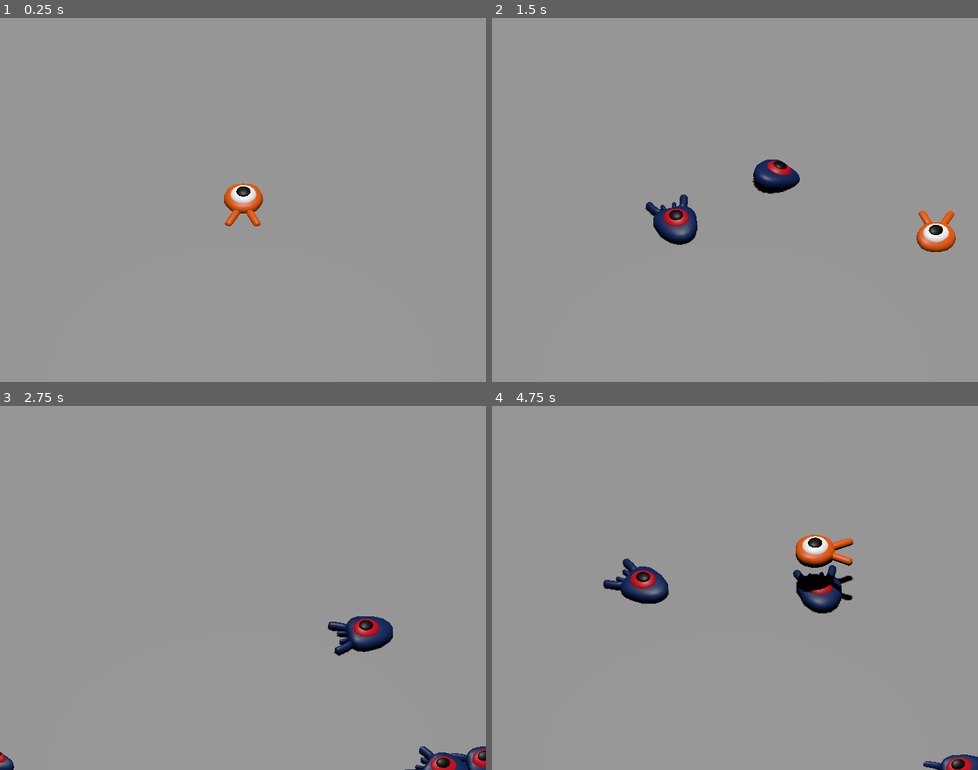
Above: before the commit, frames 1-4 (two rows, left to right).
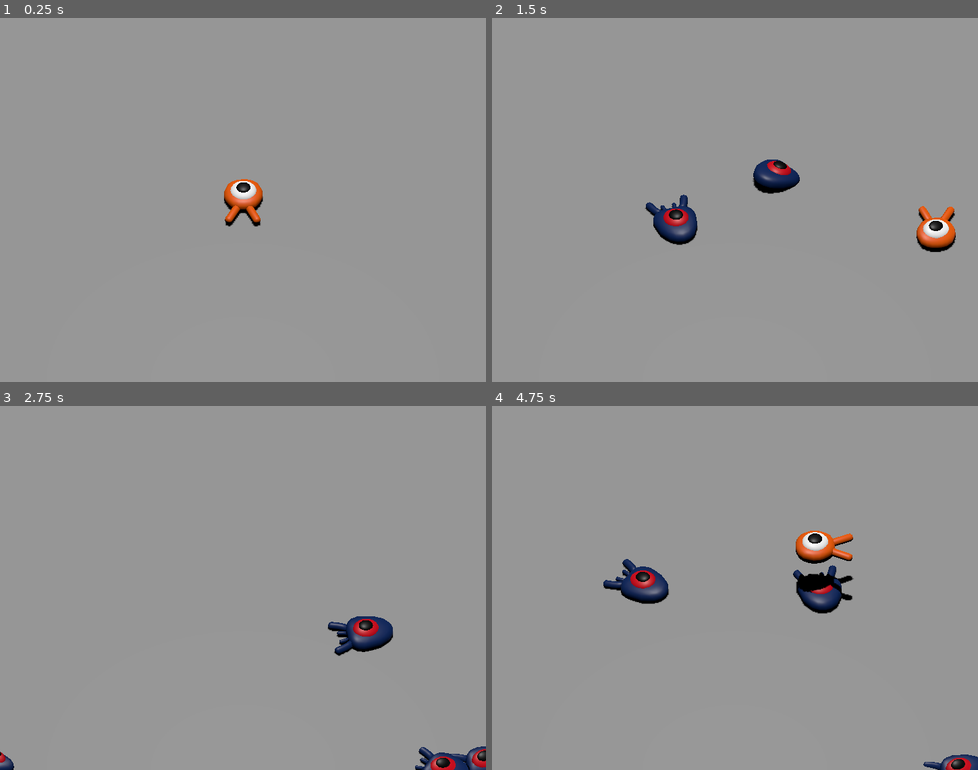
Above: after the commit, the same moments.

Repository: Vorgenstad/first-3d-game
Game: Godot game, scene res://scenes/main.tscn
Two runs of this game, one before a commit and one after it. Both use one fixed random seed, a clock stepped at 60 frames per second and the inputs below. Before the commit the project has no main scene; this scene is started directly in both runs.
Inputs:
- Up to frame 1 (0.25 s): no input
- Up to frame 2 (1.5 s): tap Enter at 0.5 s; hold D (move_right) 0.53-1.28 s; tap Space (jump) at 0.77 s; hold S (move_back) from 1.28 s (still down)
- Up to frame 3 (2.75 s): tap Space (jump) at 1.52 s; release S (move_back) at 2.03 s; hold D (move_right) from 2.03 s (still down)
- Up to frame 4 (4.75 s): release D (move_right) at 2.78 s; hold W (move_forward) 2.78-3.53 s; tap Space (jump) at 3.02, 3.77, 4.52 s; hold A (move_left) from 3.53 s (still down)

The runs differ from the first frame. In frame 1, 0.6% of the frame differs, in the area x 46-55%, y 44-58%; in frame 2, 0.6%; in frame 3, 0.1%; in frame 4, 0.9%, in the area x 23-100%, y 34-100%.

Commit message:
Add player collision with mobs and death

Diff:
--- a/project.godot
+++ b/project.godot
@@ -11,6 +11,7 @@
 [application]
 
 config/name="Squash the Creeps (3D)"
+run/main_scene="res://scenes/main.tscn"
 config/features=PackedStringArray("4.1")
 config/icon="res://icon.png"
 
--- a/scenes/main.gd
+++ b/scenes/main.gd
@@ -11,3 +11,6 @@
 	mob.initialize(mob_spawn_location.position, $Player.position)
 
 	add_child(mob)
+
+func _on_player_died():
+	$SpawnTimer.stop()
--- a/scenes/main.tscn
+++ b/scenes/main.tscn
@@ -57,4 +57,5 @@
 wait_time = 0.5
 autostart = true
 
+[connection signal="died" from="Player" to="." method="_on_player_died"]
 [connection signal="timeout" from="SpawnTimer" to="." method="_on_spawn_timer_timeout"]
--- a/scenes/player.gd
+++ b/scenes/player.gd
@@ -1,4 +1,6 @@
 extends CharacterBody3D
+
+signal died
 
 @export var speed = 14
 @export var fall_acceleration = 75
@@ -66,3 +68,10 @@
 			and collision.get_collider().is_in_group("Mob")
 			and Vector3.UP.dot(collision.get_normal()) > 0.1
 	)
+
+func die():
+	died.emit()
+	queue_free()
+
+func _on_mob_detector_body_entered(_body):
+	die()
--- a/scenes/player.tscn
+++ b/scenes/player.tscn
@@ -1,10 +1,14 @@
-[gd_scene load_steps=4 format=3 uid="uid://yhlpvof3nhq5"]
+[gd_scene load_steps=5 format=3 uid="uid://yhlpvof3nhq5"]
 
 [ext_resource type="Script" path="res://scenes/player.gd" id="1_0jccc"]
 [ext_resource type="PackedScene" uid="uid://ckkxtsdu5ylpq" path="res://art/player.glb" id="2_50jah"]
 
 [sub_resource type="SphereShape3D" id="SphereShape3D_yah6c"]
-radius = 1.0
+radius = 0.779863
+
+[sub_resource type="CylinderShape3D" id="CylinderShape3D_d2vlb"]
+height = 0.117709
+radius = 1.01919
 
 [node name="Player" type="CharacterBody3D"]
 collision_mask = 6
@@ -15,5 +19,17 @@
 [node name="Character" parent="Pivot" instance=ExtResource("2_50jah")]
 
 [node name="CollisionShape3D" type="CollisionShape3D" parent="."]
-transform = Transform3D(1, 0, 0, 0, 1, 0, 0, 0, 1, 0, 1, 0)
+transform = Transform3D(1, 0, 0, 0, 1, 0, 0, 0, 1, 0, 0.472908, 0)
 shape = SubResource("SphereShape3D_yah6c")
+
+[node name="MobDetector" type="Area3D" parent="."]
+transform = Transform3D(1, 0, 0, 0, 1, 0, 0, 0, 1, 0, -0.289822, 0)
+collision_layer = 0
+collision_mask = 2
+monitorable = false
+
+[node name="CollisionShape3D" type="CollisionShape3D" parent="MobDetector"]
+transform = Transform3D(1, 0, 0, 0, 1, 0, 0, 0, 1, 0, 0.643493, 0)
+shape = SubResource("CylinderShape3D_d2vlb")
+
+[connection signal="body_entered" from="MobDetector" to="." method="_on_mob_detector_body_entered"]
